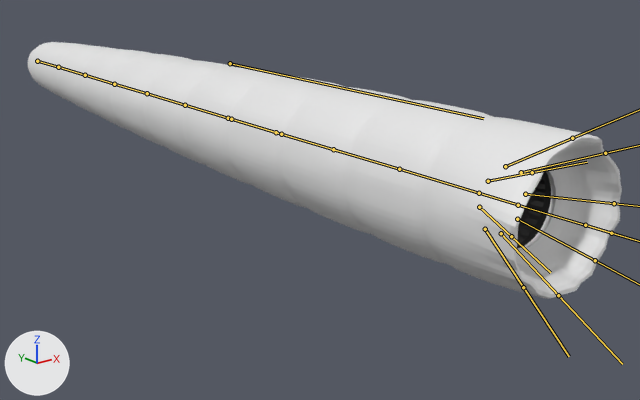
The FBX model OpenGLProj/resources/models/sandworm2/Sandworm_teethconvert11.fbx: old version first, new version second.
Both versions are drawn from a 50 mm lens placed at (-85.4, -141.5, 33.7), pointed at (14.1, -17.2, -16.1). Every picture has the same lights, and +X, +Y and +Z are marked at lower left. The bones that bend it are drawn over the model as lines.

The first picture shows 'Sandworm'.
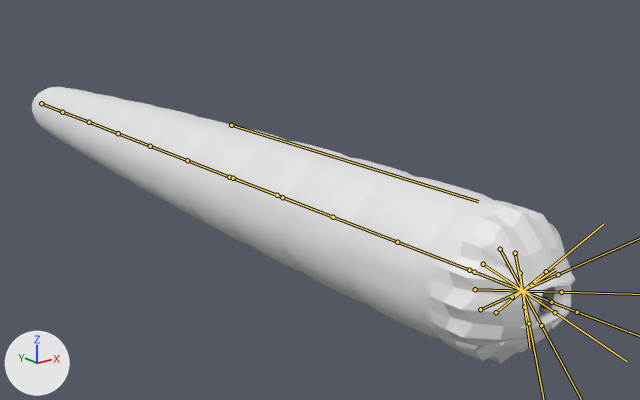
The newer file adds an action. The first version stands in its rest pose; the second is drawn at frame 12 of the action 'moveunder'.

Boxes [x1, y1, x2, y2] around the edits, measured in the pictures (640 x 400 px):
'Sandworm', posed (9% narrower, 7% taller)
    before: [28, 42, 622, 299]
    after: [32, 87, 575, 363]
'Sandworm_Mouth', posed (not visible before)
    after: [539, 295, 549, 312]
bone 'Mid', root to tip
    before: (230, 63) to (483, 118)
    after: (231, 125) to (478, 201)
bone 'Mouth_upper', root to tip
    before: (505, 166) to (572, 138)
    after: (500, 249) to (541, 325)
bone 'Mouth_left', root to tip
    before: (525, 194) to (614, 203)
    after: (520, 273) to (524, 307)
bone 'Mouth_lower', root to tip
    before: (501, 233) to (558, 295)
    after: (496, 312) to (546, 271)
bone 'Mouth_right', root to tip
    before: (479, 207) to (511, 236)
    after: (475, 289) to (561, 292)
bone 'Mouth_upper_left', root to tip
    before: (521, 172) to (605, 153)
    after: (515, 253) to (529, 323)
bone 'Mouth_lower_left', root to tip
    before: (517, 219) to (595, 260)
    after: (512, 297) to (531, 285)
bone 'Mouth_lower_right', root to tip
    before: (485, 229) to (523, 287)
    after: (480, 309) to (558, 274)
bone 'Mouth_upper_right', root to tip
    before: (488, 181) to (532, 172)
    after: (483, 264) to (555, 312)

The change in detail:
Bone 'Mid' (bone_mid) moves from (0.0, 0.0, 0.0) to (0.0, 0.0, 11.0).
Bone 'Mouth_upper' (bone_mouth_upper) turns from (0, 0, 0) to (77, 0, 0) degrees about its own x, y and z.
Bone 'Mouth_left' (bone_mouth_left) turns from (0, 0, 0) to (0, 0, 77) degrees about its own x, y and z.
Bone 'Mouth_lower' (bone_mouth_lower) turns from (0, 0, 0) to (-77, 0, 0) degrees about its own x, y and z.
Bone 'Mouth_right' (bone_mouth_right) turns from (0, 0, 0) to (0, 0, -77) degrees about its own x, y and z.
Bone 'Mouth_upper_left' (bone_mouth_upper_left) turns from (0, 0, 0) to (0, 0, 77) degrees about its own x, y and z.
Bone 'Mouth_lower_left' (bone_mouth_lower_left) turns from (0, 0, 0) to (-77, 0, 0) degrees about its own x, y and z.
Bone 'Mouth_lower_right' (bone_mouth_lower_right) turns from (0, 0, 0) to (-77, 0, 0) degrees about its own x, y and z.
Bone 'Mouth_upper_right' (bone_mouth_upper_right) turns from (0, 0, 0) to (0, 0, -77) degrees about its own x, y and z.
